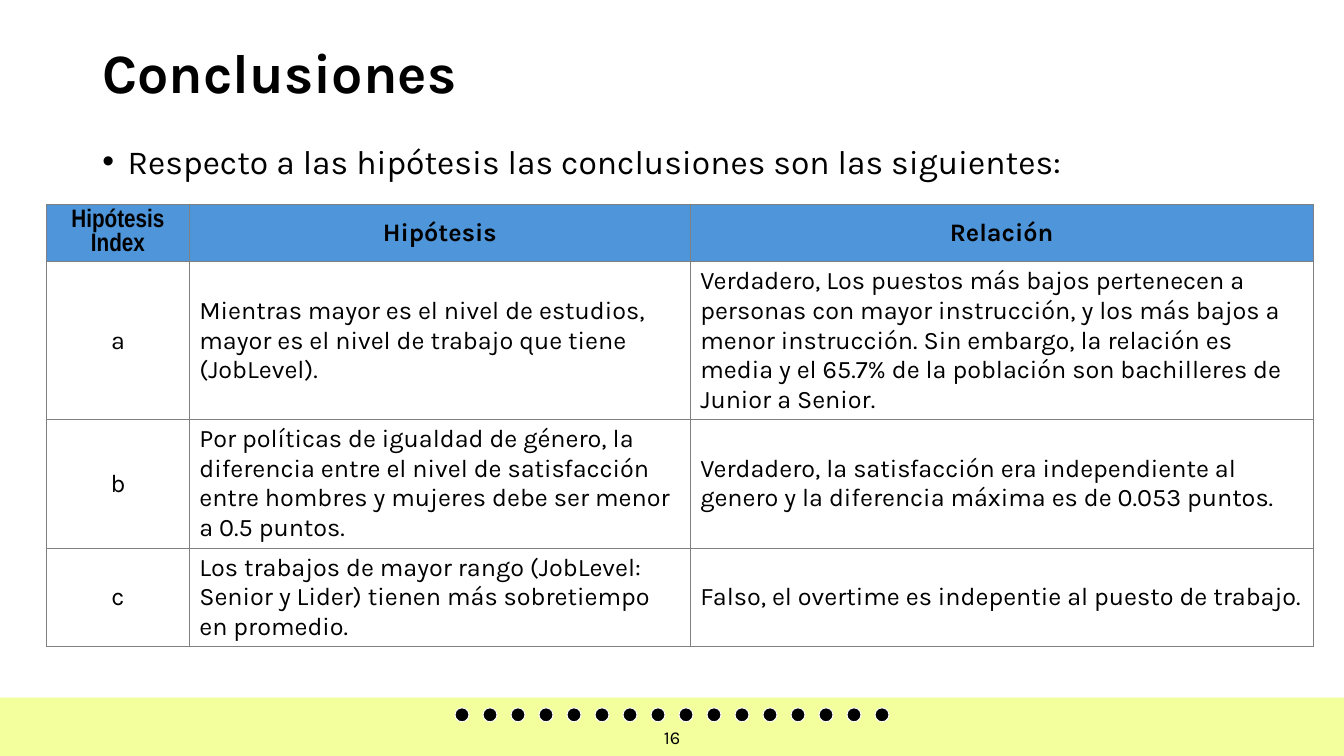
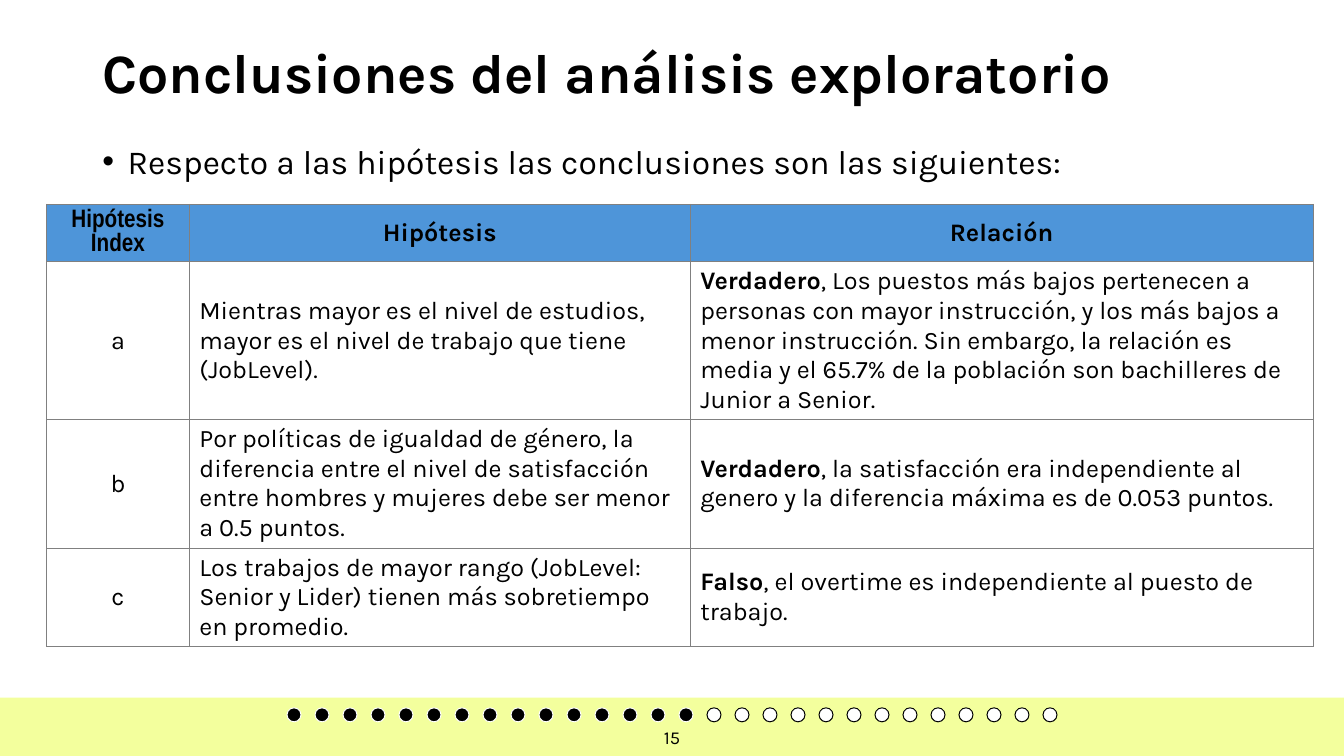
Before and after one commit to JoseChirif/Estudios-y-empleabilidad-Encuesta-kaggle, a slide deck: slide 15 of Estudios y empleabilidad.pptx (slide 16 before the commit). Drawn at 1344x756 pixels with LibreOffice and Linux fonts; fonts in the diff are those of the drawing; background and template pictures are left out. Boxes give left, top, right and bottom in pixels: in the first picture for what was removed or moved away, otherwise in the second. Text is boxed around its words. In the diff, an @@ line names an element or a change of style, - is before the commit and + after.

Commit message:
update trabajo final

```diff
--- a/Estudios y empleabilidad.pptx
+++ b/Estudios y empleabilidad.pptx
@@ title at <box>102,49,1111,106</box>: text changed @@
-Conclusiones
+Conclusiones del análisis exploratorio
@@ table at <box>46,205,1314,668</box> @@
-row 4, column 3: Falso, el overtime es indepentie al puesto de trabajo.
+row 4, column 3: Falso, el overtime es independiente al puesto de trabajo.
@@ bold on in "Verdadero,", "Verdadero," @@
@@ ellipse added at <box>287,708,301,722</box>, fill #000000, outline #FFFFFF 0.71 pt @@
@@ ellipse added at <box>315,708,329,722</box>, fill #000000, outline #FFFFFF 0.71 pt @@
@@ ellipse added at <box>343,708,357,722</box>, fill #000000, outline #FFFFFF 0.71 pt @@
@@ ellipse added at <box>371,708,385,722</box>, fill #000000, outline #FFFFFF 0.71 pt @@
@@ ellipse added at <box>399,708,413,722</box>, fill #000000, outline #FFFFFF 0.71 pt @@
@@ ellipse added at <box>427,708,442,722</box>, fill #000000, outline #FFFFFF 0.71 pt @@
@@ fill #000000 to #FFFFFF; outline #FFFFFF 0.71 pt to #000000 0.71 pt in 7 elements at <box>707,708,721,722</box>, <box>735,708,749,722</box>, <box>763,708,777,722</box>, <box>791,708,806,722</box>, <box>819,708,833,722</box>, <box>847,708,861,722</box>, <box>875,708,889,722</box> @@
@@ ellipse added at <box>903,708,918,722</box>, fill #FFFFFF, outline #000000 0.71 pt @@
@@ ellipse added at <box>932,708,946,722</box>, fill #FFFFFF, outline #000000 0.71 pt @@
@@ ellipse added at <box>959,708,973,722</box>, fill #FFFFFF, outline #000000 0.71 pt @@
@@ ellipse added at <box>987,708,1001,722</box>, fill #FFFFFF, outline #000000 0.71 pt @@
@@ ellipse added at <box>1015,708,1029,722</box>, fill #FFFFFF, outline #000000 0.71 pt @@
@@ ellipse added at <box>1044,708,1058,722</box>, fill #FFFFFF, outline #000000 0.71 pt @@
@@ page number at <box>664,732,680,745</box>: text changed @@
-16
+15
```
Also in this commit, not shown: 15 other slides changed, 13 slides added, 1 slide removed, 2 other files.
